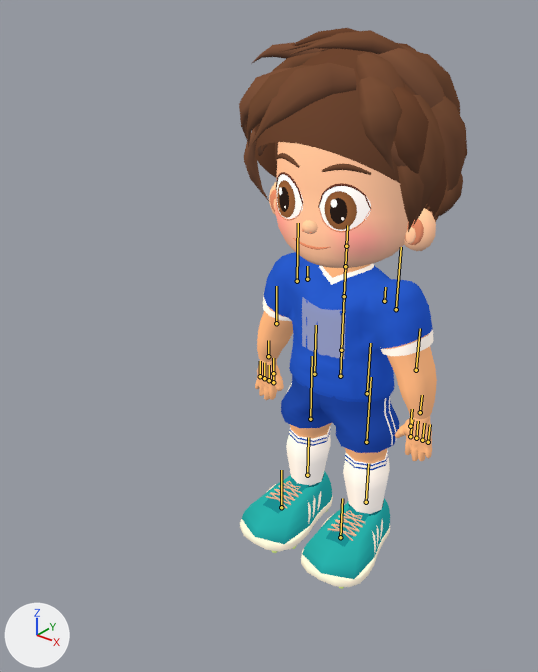
Renders of the glTF model codex-lab/kid-full/kid-full.glb from each side of a commit.
Camera for both pictures: a camera (50 mm lens) standing at (1.83, -2.89, 2.7) and looking at (-0.15, -0.41, 1.16). The lights are fixed; the arrows at lower left show +X, +Y and +Z. The older version comes first. The bones that bend it are drawn over the model as lines.

Names of what the first picture shows: 'HeadExpressions', 'HeadSurface', 'ShoeSurface_Foot_L', 'ShoeSurface_Foot_R', 'Skin_1'.
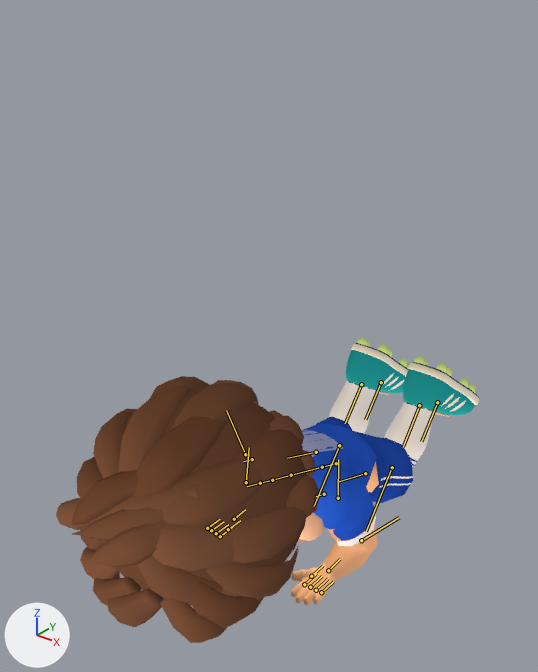
The newer file adds an action. The first version stands in its rest pose; the second is drawn at frame 29 of the action 'knee-push-ups'.

The change in detail:
Bone 'Hips' (bone_hips) moves from (0.0, 0.0, 0.0) to (0.0, -0.551, 0.002).
Bone 'Hips' (bone_hips) turns from (0, 0, 0) to (69, 0, 0) degrees about its own x, y and z.
Bone 'UpperArm_L' (bone_upperarm_l) turns from (0, 0, 0) to (-52, 3, 11) degrees about its own x, y and z.
Bone 'LowerArm_L' (bone_lowerarm_l) turns from (0, 0, 0) to (-71, 36, 2) degrees about its own x, y and z.
Bone 'Hand_L' (bone_hand_l) turns from (0, 0, 0) to (-32, 2, -31) degrees about its own x, y and z.
Bone 'UpperArm_R' (bone_upperarm_r) turns from (0, 0, 0) to (-52, -3, -11) degrees about its own x, y and z.
Bone 'LowerArm_R' (bone_lowerarm_r) turns from (0, 0, 0) to (-71, -36, -2) degrees about its own x, y and z.
Bone 'Hand_R' (bone_hand_r) turns from (0, 0, 0) to (-32, -2, 31) degrees about its own x, y and z.
Bone 'LowerLeg_L' (bone_lowerleg_l) turns from (0, 0, 0) to (72, 0, 0) degrees about its own x, y and z.
Bone 'LowerLeg_R' (bone_lowerleg_r) turns from (0, 0, 0) to (72, 0, 0) degrees about its own x, y and z.

Where the change shows, as pixel boxes [x1, y1, x2, y2] in the pictures (538 x 672 px):
'HeadSurface', posed (18% wider, 20% taller)
    before: [239, 28, 467, 251]
    after: [56, 376, 325, 643]
'Skin_1', posed
    before: [255, 252, 437, 514]
    after: [291, 380, 435, 605]
'HeadExpressions', posed (not visible afterwards)
    before: [275, 142, 408, 268]
'ShoeSurface_Foot_R', posed
    before: [301, 499, 390, 589]
    after: [403, 356, 479, 417]
bone 'Hips', root to tip
    before: (340, 376) to (341, 350)
    after: (336, 463) to (322, 467)
bone 'UpperArm_L', root to tip
    before: (297, 281) to (298, 223)
    after: (245, 454) to (226, 410)
bone 'LowerArm_L', root to tip
    before: (276, 323) to (276, 286)
    after: (246, 482) to (249, 447)
bone 'Hand_L', root to tip
    before: (268, 356) to (268, 340)
    after: (234, 519) to (245, 509)
bone 'UpperArm_R', root to tip
    before: (396, 309) to (401, 247)
    after: (338, 498) to (338, 459)
bone 'LowerArm_R', root to tip
    before: (416, 370) to (420, 328)
    after: (361, 540) to (399, 517)
bone 'Hand_R', root to tip
    before: (420, 412) to (422, 395)
    after: (328, 570) to (340, 559)
bone 'LowerLeg_L', root to tip
    before: (310, 419) to (312, 356)
    after: (339, 445) to (314, 506)
bone 'LowerLeg_R', root to tip
    before: (366, 442) to (371, 377)
    after: (392, 467) to (366, 531)
